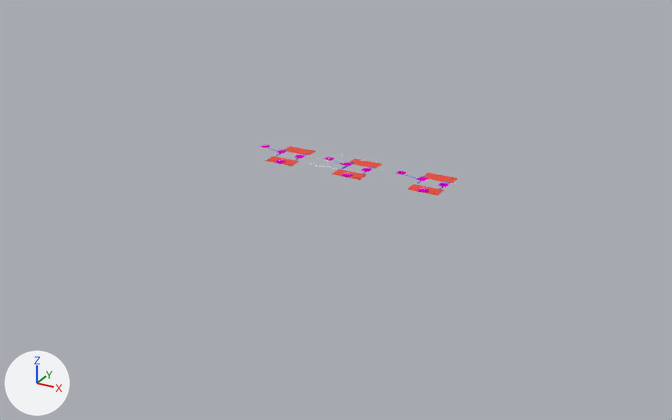
The Blender file notes/mouse_event_system.blend, before and after one commit.
Camera for both pictures: a 50 mm lens placed at (221.0, -358.0, 156.0), pointed at (29.0, -10.0, -19.0). Lighting does not change. The marker at lower left points along +X, +Y and +Z.

The older version as bpy lines, for what is in view:
```python
ob_plane = bpy.data.objects.new('Plane', me_plane_001)
ob_plane.location = (-0.2, 7.0, 0.0)
ob_plane_001 = bpy.data.objects.new('Plane.001', me_plane_002)
ob_plane_001.location = (-0.1, -8.8, 0.0)
ob_plane_016 = bpy.data.objects.new('Plane.016', me_plane_017)
ob_plane_016.location = (35.7, -8.8, 0.0)
ob_plane_017 = bpy.data.objects.new('Plane.017', me_plane_018)
ob_plane_017.location = (35.7, 7.0, 0.0)
ob_plane_018 = bpy.data.objects.new('Plane.018', me_plane_019)
ob_plane_018.location = (73.5, 7.0, 0.0)
ob_plane_019 = bpy.data.objects.new('Plane.019', me_plane_020)
ob_plane_019.location = (73.5, -8.8, 0.0)
```
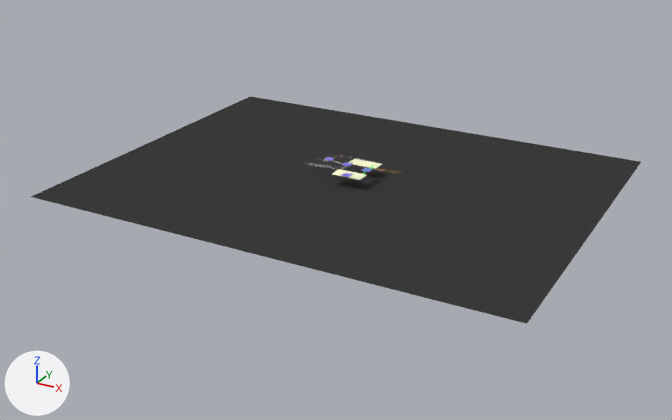
The newer file is also turned or shifted as a whole; pictures and numbers use the older file's frame.

Location of each change, [x1, y1, x2, y2] in pixels of the pictures (672 x 420 px):
'Plane.027', added (black)
    after: [31, 96, 641, 324]
'Plane.018', deleted
    before: [423, 173, 458, 183]
'Plane.019', deleted
    before: [407, 184, 444, 196]
'Plane.017', recoloured (red to beige)
    both: [349, 159, 382, 169]
'Plane.016', recoloured (red to beige)
    both: [332, 169, 366, 180]
'Plane.001', deleted
    before: [265, 156, 299, 166]
'Plane', deleted
    before: [285, 146, 316, 156]

Edits to the bpy script that builds the scene:
```text
Change mat_state:
    mat_state.base_color: (0.8, 0.0964, 0.0678) -> (1.0, 0.988, 0.669)  # red #e7574a -> beige #fffed6
Add mat_background:
    mat_background = diffuse_material('Background')
    mat_background.base_color = (0.0452, 0.0452, 0.0452)  # black #3c3c3c
Add me_plane:
    me_plane.from_pydata([(21.6, -16.6, 0.0), (-21.6, -16.6, 0.0), (21.6, 16.6, 0.0), (-21.6, 16.6, 0.0)], [], [(1, 0, 2, 3)])
    me_plane.materials.append(mat_background)  # black #3c3c3c
Remove ob_plane_019:
    ob_plane_019 = bpy.data.objects.new('Plane.019', me_plane_020)
    ob_plane_019.location = (73.5, -8.8, 0.0)
Remove ob_plane_018:
    ob_plane_018 = bpy.data.objects.new('Plane.018', me_plane_019)
    ob_plane_018.location = (73.5, 7.0, 0.0)
Remove ob_plane_001:
    ob_plane_001 = bpy.data.objects.new('Plane.001', me_plane_002)
    ob_plane_001.location = (-0.1, -8.8, 0.0)
Remove ob_plane:
    ob_plane = bpy.data.objects.new('Plane', me_plane_001)
    ob_plane.location = (-0.2, 7.0, 0.0)
Add ob_plane_027:
    ob_plane_027 = bpy.data.objects.new('Plane.027', me_plane)
    ob_plane_027.location = (31.6, -0.1, -5.8)
    ob_plane_027.scale = (5.3, 5.3, 5.3)
```
